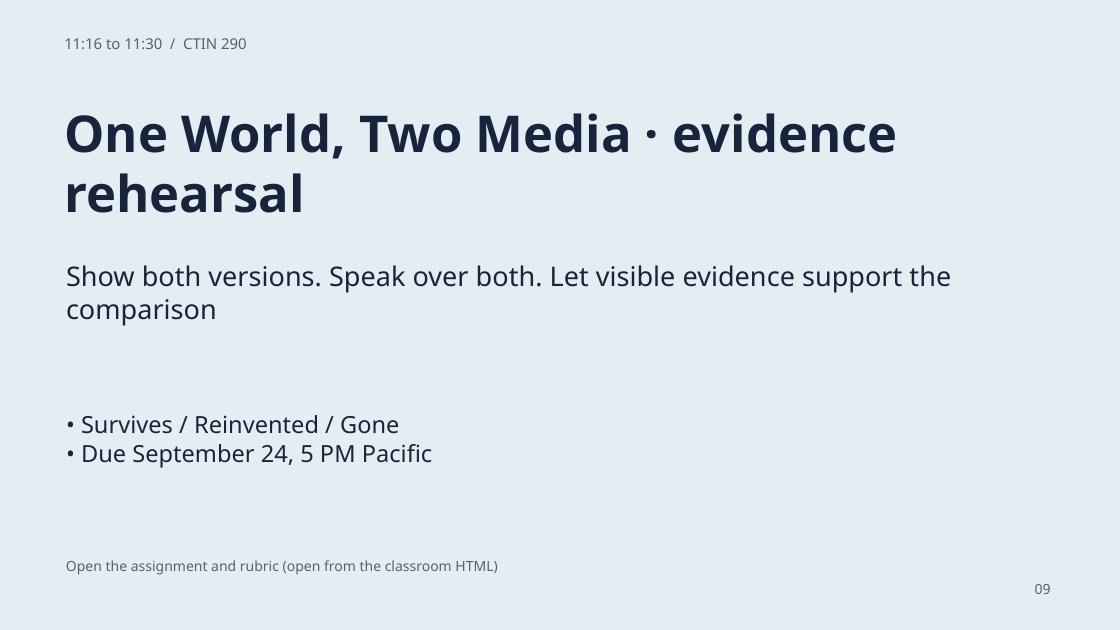
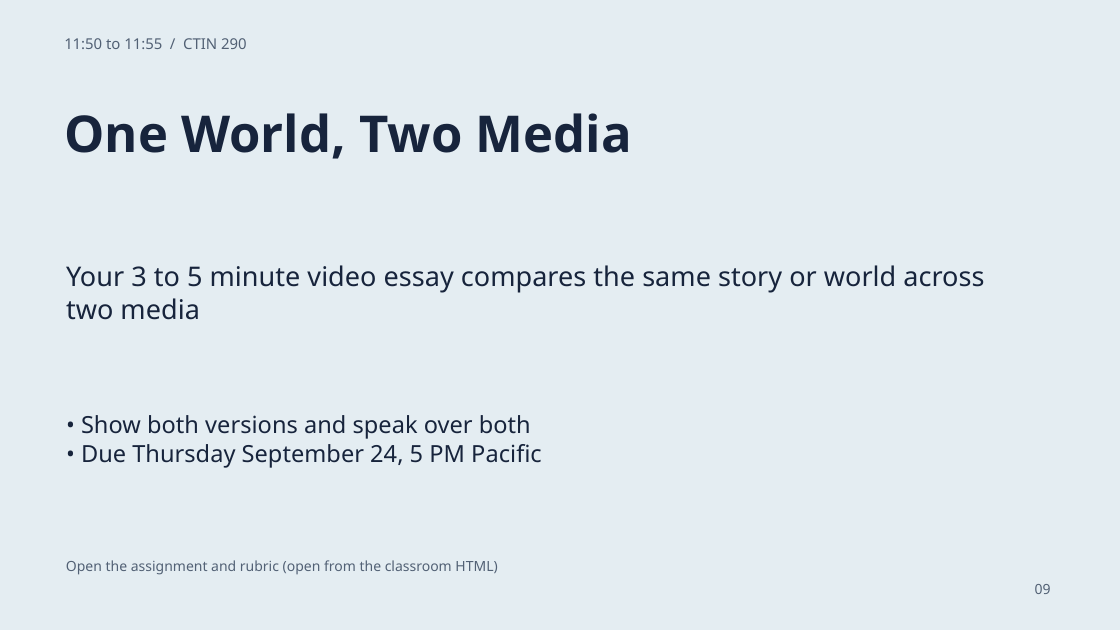
Before and after one commit to GordonUSC/the-cabinet, a slide deck: slide 9 of ctin290-september-21/CLASSROOM/CTIN-290-Classroom-Slides.pptx. Drawn at 1120x630 pixels with LibreOffice and Linux fonts; fonts in the diff are those of the drawing. Boxes give left, top, right and bottom in pixels: in the first picture for what was removed or moved away, otherwise in the second. Text is boxed around its words. In the diff, an @@ line names an element or a change of style, - is before the commit and + after.

Commit message:
Unify CTIN 290 packet around approved Critical Role cold open

```diff
--- a/ctin290-september-21/CLASSROOM/CTIN-290-Classroom-Slides.pptx
+++ b/ctin290-september-21/CLASSROOM/CTIN-290-Classroom-Slides.pptx
@@ text at [64,38,247,49]: text changed @@
-11:16 to 11:30 / CTIN 290
+11:50 to 11:55 / CTIN 290
@@ text at [64,113,632,159]: text changed @@
-One World, Two Media · evidence rehearsal
+One World, Two Media
@@ text at [66,265,984,320]: text changed @@
-Show both versions. Speak over both. Let visible evidence support the comparison
+Your 3 to 5 minute video essay compares the same story or world across two media
@@ text at [81,415,542,468]: text changed @@
-• Survives / Reinvented / Gone
-• Due September 24, 5 PM Pacific
+• Show both versions and speak over both
+• Due Thursday September 24, 5 PM Pacific
```
Also in this commit, not shown: 11 other slides changed, 3 slides removed, 18 other files.
